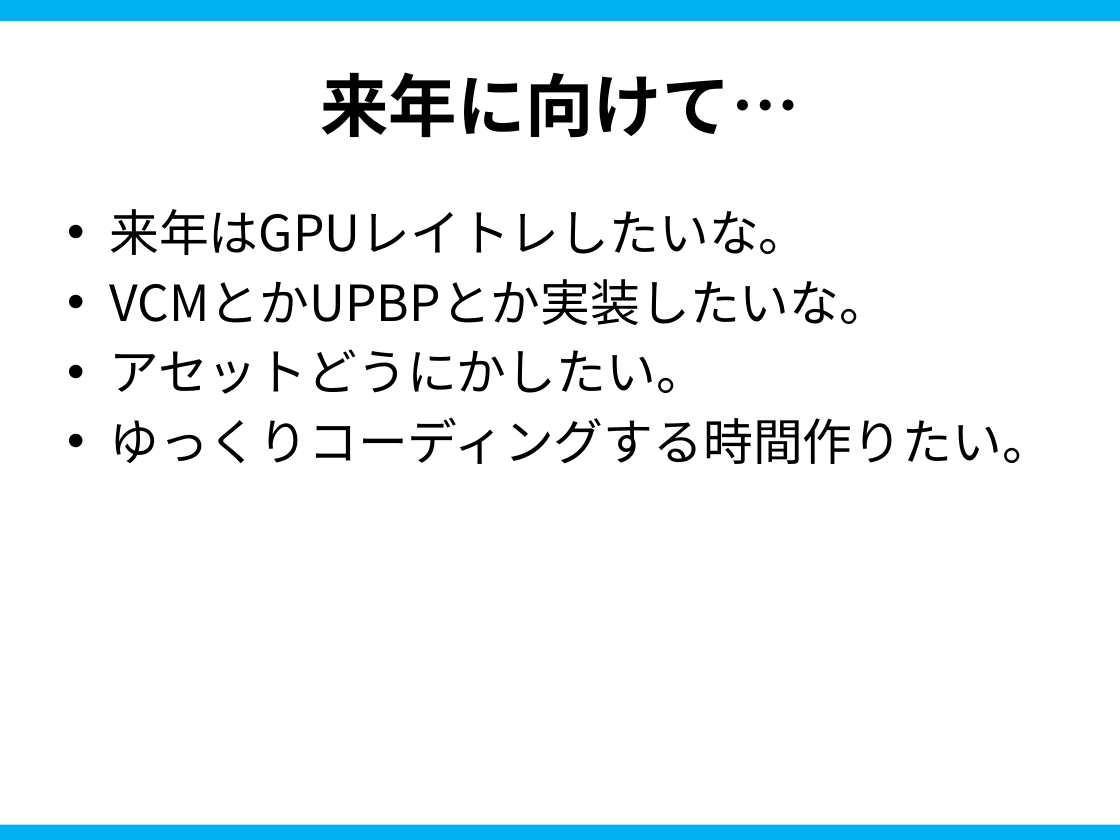
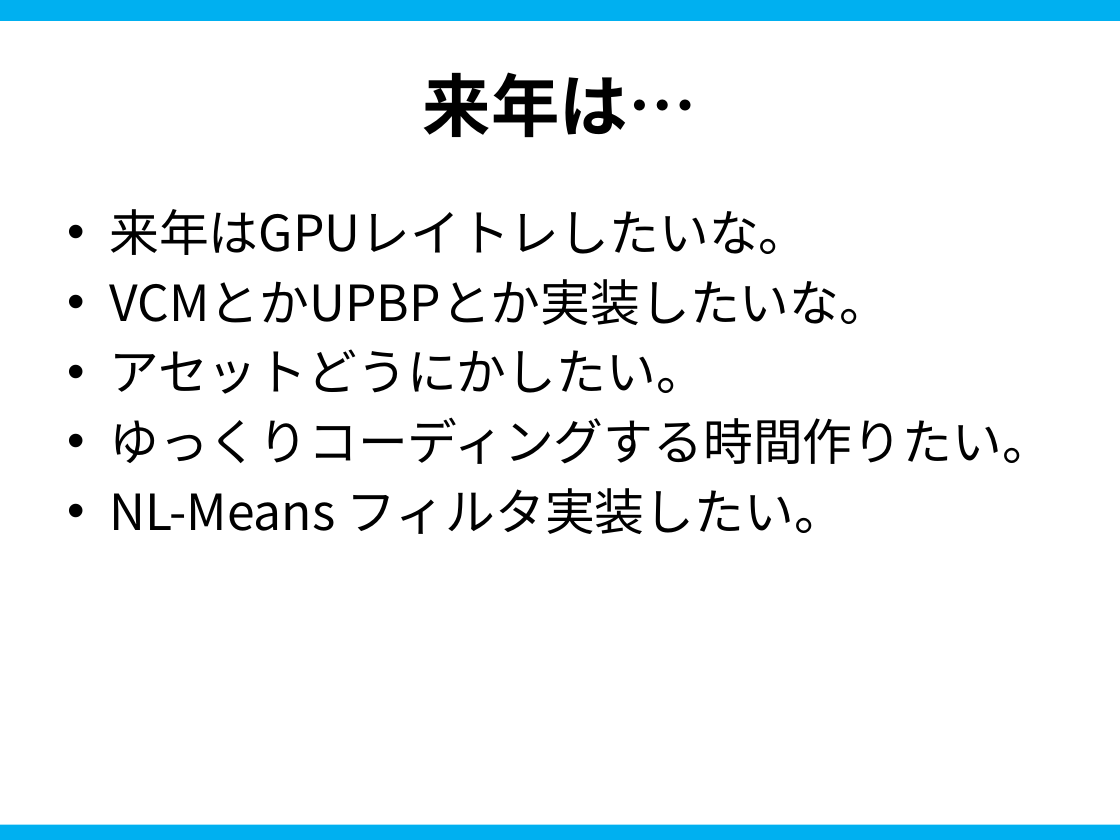
Before and after one commit to ProjectAsura/Salty, a slide deck: slide 10 of etc/salty.pptx. Drawn at 1120x840 pixels with LibreOffice and Linux fonts; fonts in the diff are those of the drawing; background and template pictures are left out. Boxes give left, top, right and bottom in pixels: in the first picture for what was removed or moved away, otherwise in the second. Text is boxed around its words. In the diff, an @@ line names an element or a change of style, - is before the commit and + after.

```diff
--- a/etc/salty.pptx
+++ b/etc/salty.pptx
@@ title at box(423, 72, 697, 138): text changed @@
-来年に向けて…
+来年は…
@@ text at box(109, 488, 844, 534): paragraph added @@
+• NL-Means フィルタ実装したい。
```
Also in this commit, not shown: 1 other slide changed, 3 other files.
